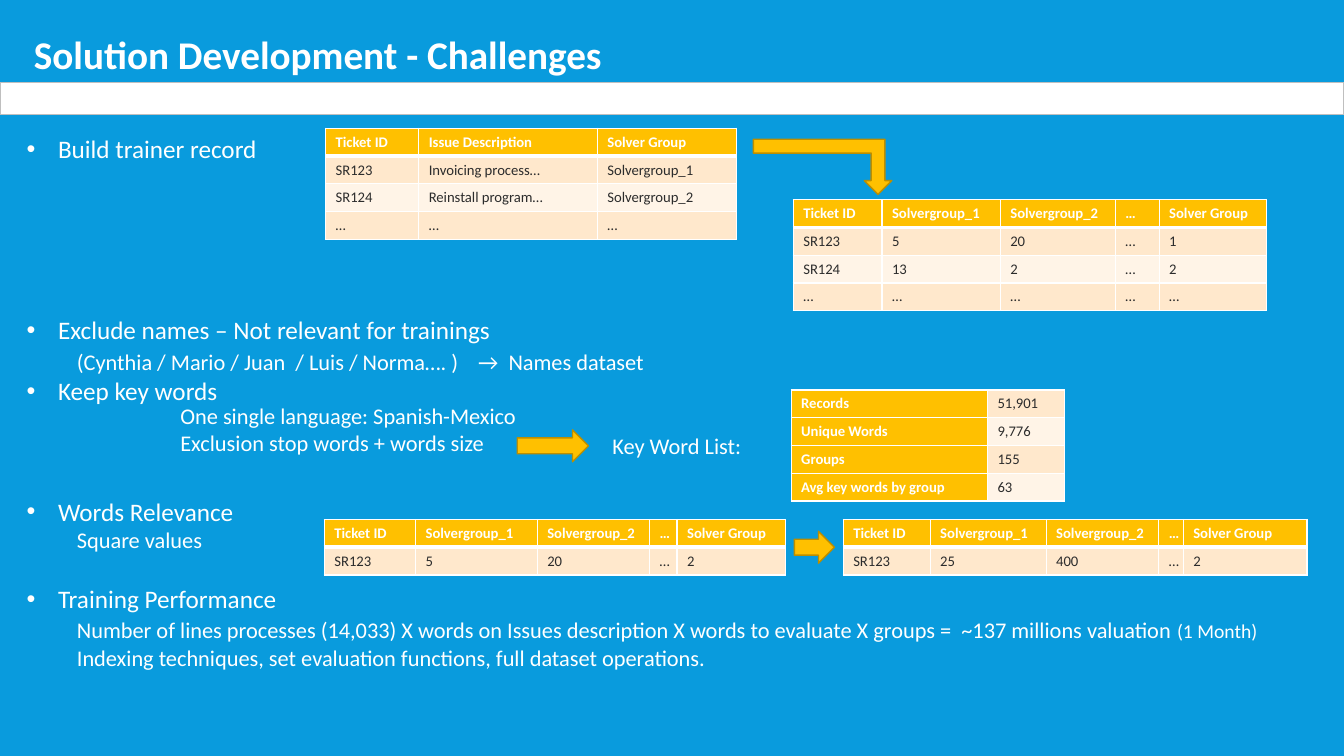
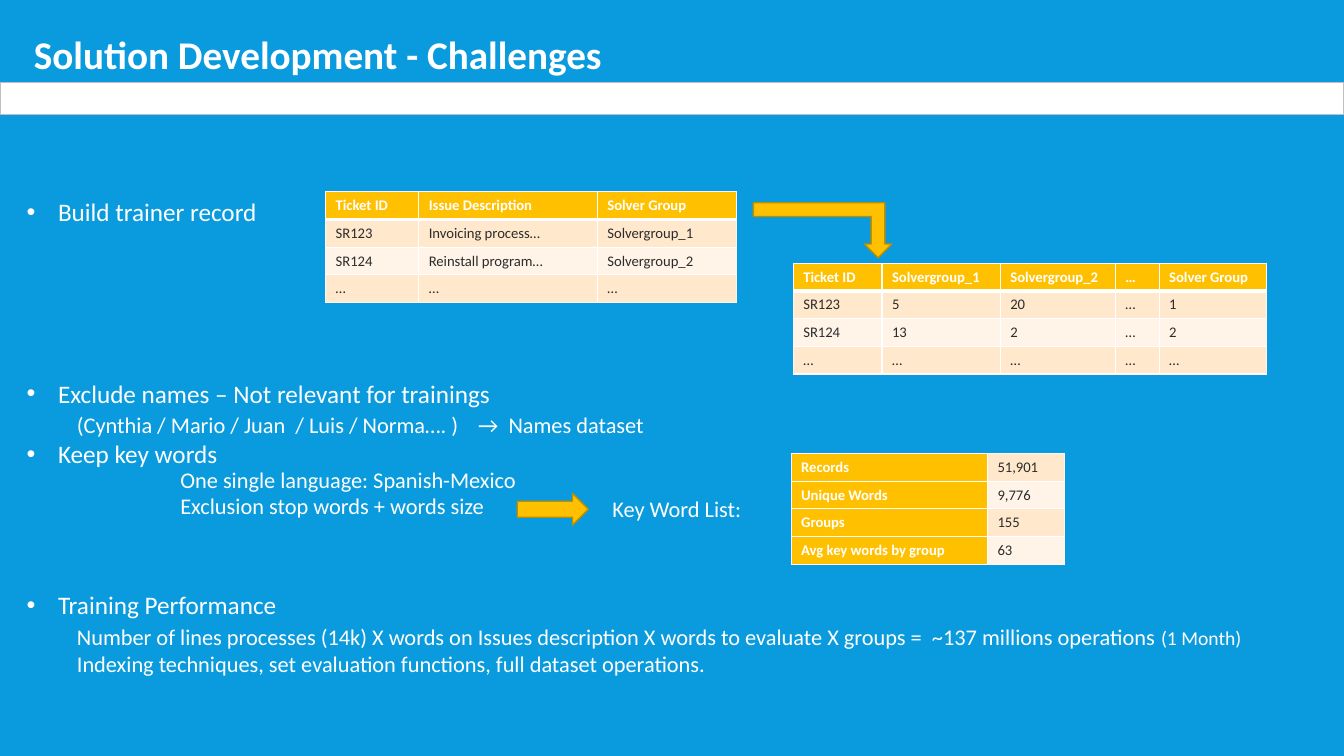
Before and after one commit to monterrey-digital-hub/MarioMorales-CEMEX-FinalProject, a slide deck: slide 7 of Predictive_model_for_Service_Desk.pptx. Drawn at 1344x756 pixels with LibreOffice and Linux fonts; fonts in the diff are those of the drawing. Boxes give left, top, right and bottom in pixels: in the first picture for what was removed or moved away, otherwise in the second. Text is boxed around its words. In the diff, an @@ line names an element or a change of style, - is before the commit and + after.

```diff
--- a/Predictive_model_for_Service_Desk.pptx
+++ b/Predictive_model_for_Service_Desk.pptx
@@ text "Build trainer record": place and size @@
-text "Build trainer record" at bbox=[58, 140, 1257, 670]
+text "Build trainer record" at bbox=[58, 203, 1241, 676]
@@ text at bbox=[58, 503, 233, 552]: paragraphs removed @@
-• Words Relevance
-  Square values
@@ 3 tables, 2 texts, 1 bent up arrow, 1 right arrow: place and size @@
-3 tables, 2 texts, 1 bent up arrow, 1 right arrow at bbox=[180, 128, 1266, 501]
+3 tables, 2 texts, 1 bent up arrow, 1 right arrow at bbox=[180, 192, 1266, 565]
@@ table removed at bbox=[325, 519, 787, 575], 2 rows, 5 columns @@
-Ticket ID | Solvergroup_1 | Solvergroup_2 | … | Solver Group
-SR123 | 5 | 20 | … | 2
@@ right arrow removed at bbox=[795, 531, 835, 564] @@
@@ table removed at bbox=[844, 519, 1308, 575], 2 rows, 5 columns @@
-Ticket ID | Solvergroup_1 | Solvergroup_2 | … | Solver Group
-SR123 | 25 | 400 | … | 2
@@ text at bbox=[77, 629, 1241, 649]: text changed @@
-Number of lines processes (14,033) X words on Issues description X words to evaluate X groups = ~137 millions valuation (1 Month)
+Number of lines processes (14k) X words on Issues description X words to evaluate X groups = ~137 millions operations (1 Month)
```
Also in this commit, not shown: 6 other slides changed.
